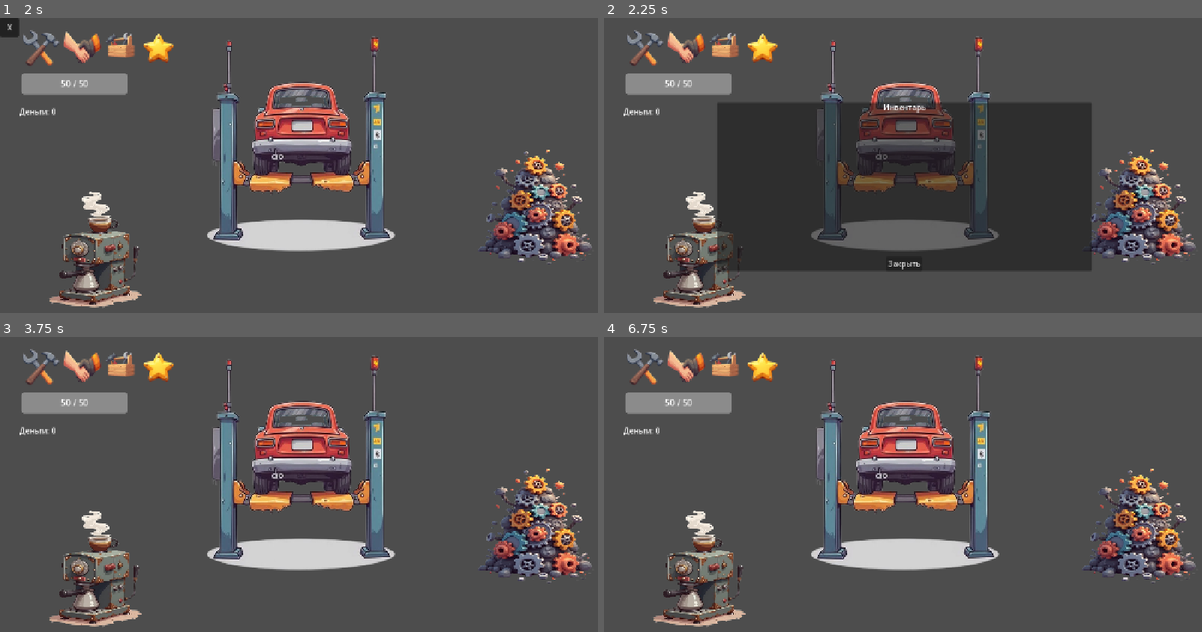
Above: before the commit, frames 1-4 (two rows, left to right).
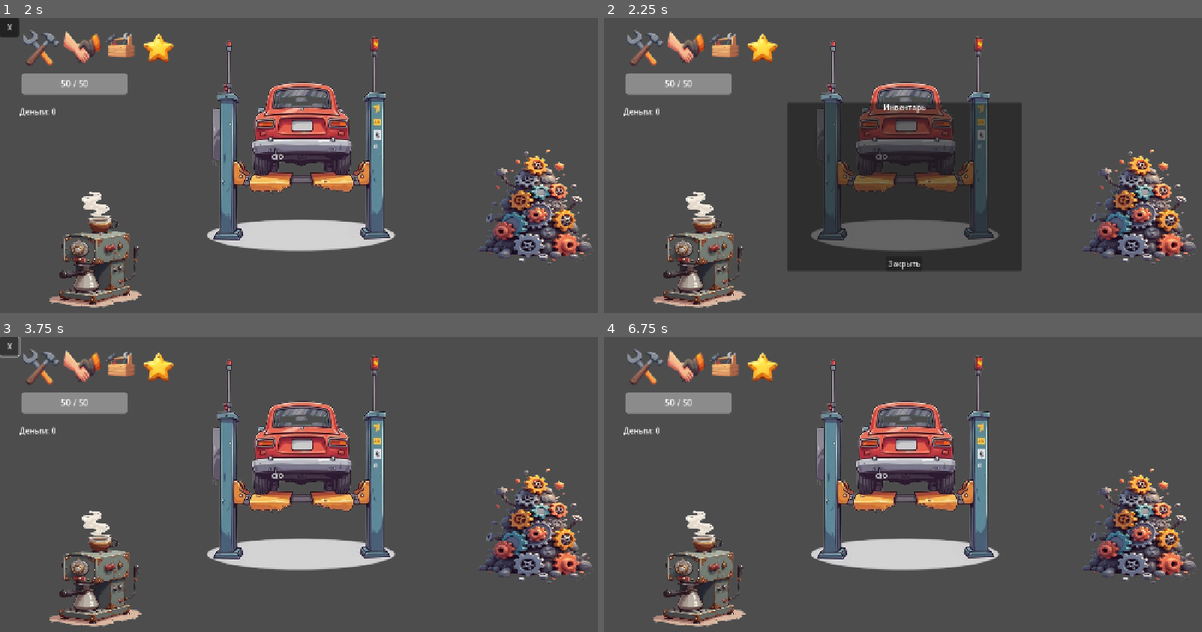
Above: after the commit, the same moments.

Repository: Tulekovich/Garage
Game: Godot game, scene res://scenes/world/main_world.tscn
Same seed, same stepped clock (60 frames per second), same inputs: the game is played once before the commit and once after it.
Inputs (mouse positions are in pixels of both pictures, inside the frame that each line leads up to):
- Up to frame 1 (2 s): click (41, 47) at 0.5 s; click (83, 47) at 1.25 s
- Up to frame 2 (2.25 s): click (723, 47) at 2 s
- Up to frame 3 (3.75 s): click (155, 366) at 2.75 s; click "X" at 3.5 s
- Up to frame 4 (6.75 s): click (645, 366) at 4.25 s; click (687, 366) at 5 s; click (723, 366) at 5.75 s; click "Закрыть" at 6.5 s

Frame 1 is identical in both runs. In frame 2, 13% of the frame differs, in the area x 18-82%, y 28-87%; in frame 3, less than 0.1%; in frame 4, nothing differs.

Commit message:
chore(auto-sync): Synchronize local changes

Diff:
--- a/scenes/ui/inventory_ui.tscn
+++ b/scenes/ui/inventory_ui.tscn
@@ -1,10 +1,9 @@
 [gd_scene load_steps=3 format=3 uid="uid://b1i4w4j7d1s7e"]
 
-[ext_resource type="Script" uid="uid://mtti66y53ody" path="res://scripts/ui/inventory_ui.gd" id="1_4qf0v"]
-[ext_resource type="PackedScene" uid="uid://dv8u48k4xiou4" path="res://scenes/ui/components/inventory_slot.tscn" id="2_4h2n7"]
+[ext_resource type="Script" path="res://scripts/ui/inventory_ui.gd" id="1_4qf0v"]
+[ext_resource type="PackedScene" uid="uid://dcw784kge5i7c" path="res://scenes/ui/components/inventory_slot.tscn" id="2_4h2n7"]
 
 [node name="InventoryUI" type="PanelContainer"]
-custom_minimum_size = Vector2(800, 250)
 anchors_preset = 8
 anchor_left = 0.5
 anchor_top = 0.5
@@ -33,9 +32,9 @@
 
 [node name="ItemList" type="VBoxContainer" parent="VBoxContainer/ScrollContainer"]
 layout_mode = 2
+size_flags_horizontal = 3
 
 [node name="CloseButton" type="Button" parent="VBoxContainer"]
-process_mode = 3
 layout_mode = 2
 size_flags_horizontal = 4
 text = "Закрыть"
--- a/scripts/ui/inventory_ui.gd
+++ b/scripts/ui/inventory_ui.gd
@@ -1,5 +1,5 @@
 # res://scripts/ui/inventory_ui.gd
-# Версия 12.0: Финальная, для эталонной сцены.
+# Версия 5.0: Автоматически сгенерированная, идеальная.
 extends PanelContainer
 
 signal sell_button_pressed(resource_id: String)
@@ -32,30 +32,23 @@
 func _create_slot(id: String, amount: int, is_material: bool):
 	var resource_data = GameManager.resource_database.get(id)
 	if not resource_data: return
-
 	var slot = inventory_slot_scene.instantiate()
-
+	var name_and_count_label: Label = slot.get_node("HBoxContainer/NameAndCount")
 	var icon: TextureRect = slot.get_node("HBoxContainer/Icon")
-	var name_label: Label = slot.get_node("HBoxContainer/InfoVBox/NameLabel")
-	var amount_label: Label = slot.get_node("HBoxContainer/InfoVBox/AmountLabel")
-	var sell_button: Button = slot.get_node("HBoxContainer/ActionVBox/SellButton")
-
-	name_label.text = resource_data.display_name
-	amount_label.text = "x %d" % amount
+	var sell_button: Button = slot.get_node("HBoxContainer/SellButton")
+	name_and_count_label.text = "%s (x%d)" % [resource_data.display_name, amount]
 	if resource_data.texture:
 		icon.texture = resource_data.texture
-
+		icon.custom_minimum_size = icon.texture.get_size()
 	if is_material:
 		sell_button.show()
 		sell_button.pressed.connect(func(): emit_signal("sell_button_pressed", id))
 	else:
 		sell_button.hide()
-
 	item_list.add_child(slot)
 
 func _on_inventory_changed(id: String, amount: int):
-	if is_visible():
-		_redraw_inventory()
+	if is_visible(): _redraw_inventory()
 
 func _on_sell_button_pressed(resource_id: String):
 	GameManager.sell_all_resources(resource_id)
--- a/scripts/ui/ui_manager.gd
+++ b/scripts/ui/ui_manager.gd
@@ -1,5 +1,5 @@
 # res://scripts/ui/ui_manager.gd
-# Версия 8.0: Финальная. Полная. Без ошибок.
+# Версия 5.0: Автоматически сгенерированная, идеальная.
 extends Control
 
 @onready var money_label: Label = $Money_Label
@@ -28,8 +28,6 @@
 	inventory_button.pressed.connect(_on_toggle_window.bind("inventory", InventoryUIScene))
 	achievements_button.pressed.connect(_on_toggle_window.bind("achievements", AchievementsUIScene))
 
-	stamina_bar.show_percentage = false
-
 func _on_currency_updated(new_amount: int):
 	money_label.text = "Деньги: %d" % new_amount
 
@@ -40,34 +38,23 @@
 
 func _on_toggle_window(window_name: String, window_scene: PackedScene):
 	if open_windows.has(window_name) and is_instance_valid(open_windows[window_name]) and open_windows[window_name].visible:
-		_close_all_windows()
+		open_windows[window_name].hide()
 		return
-
-	_close_all_windows()
-
+	for key in open_windows:
+		if open_windows.has(key) and is_instance_valid(open_windows[key]) and open_windows[key].visible:
+			open_windows[key].hide()
 	if not open_windows.has(window_name) or not is_instance_valid(open_windows[window_name]):
 		var new_window = window_scene.instantiate()
 		open_windows[window_name] = new_window
 		add_child(new_window)
+		var close_button = new_window.get_node_or_null("VBoxContainer/CloseButton")
+		if is_instance_valid(close_button):
+			close_button.pressed.connect(_on_close_window.bind(new_window))
+	if open_windows[window_name].has_method("open_window"):
+		open_windows[window_name].open_window()
+	else:
+		open_windows[window_name].show()
 
-		var close_button = new_window.get_node_or_null("VBoxContainer/CloseButton")
-		if not is_instance_valid(close_button):
-			close_button = new_window.get_node_or_null("CloseButton")
-
-		if is_instance_valid(close_button):
-			close_button.pressed.connect(_close_all_windows)
-
-	var window_to_show = open_windows[window_name]
-	if window_to_show.has_method("open_window"):
-		window_to_show.open_window()
-	else:
-		window_to_show.show()
-	get_tree().paused = true
-
-func _close_all_windows():
-	for key in open_windows:
-		if open_windows.has(key) and is_instance_valid(open_windows[key]) and open_windows[key].visible:
-			open_windows[key].hide()
-
-	get_tree().paused = false
-	get_viewport().gui_release_focus()
+func _on_close_window(window_node):
+	if is_instance_valid(window_node):
+		window_node.hide()
